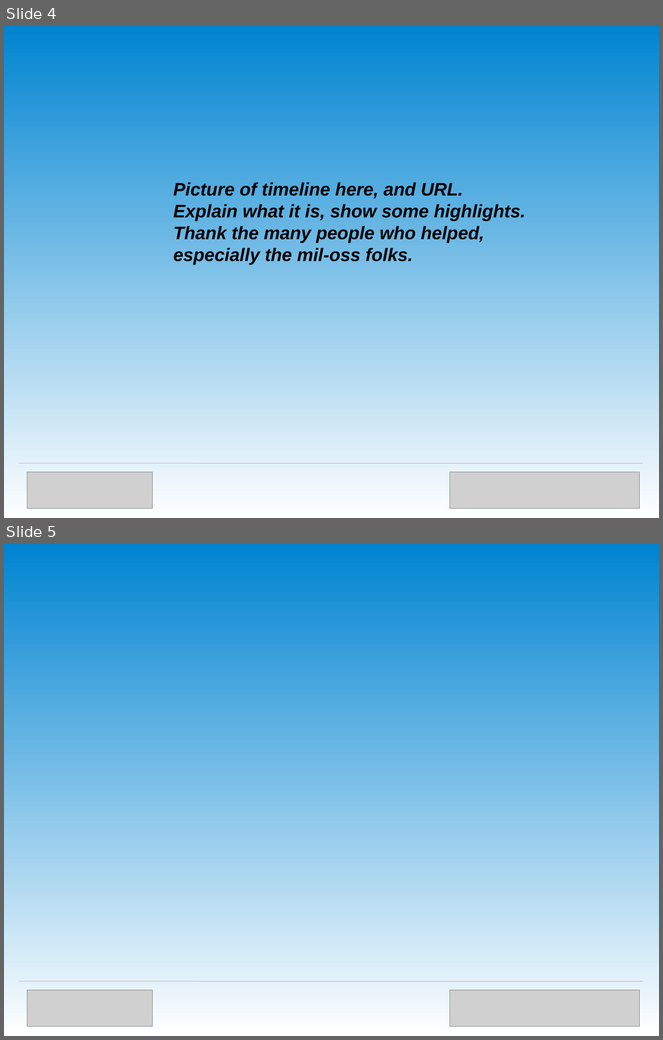
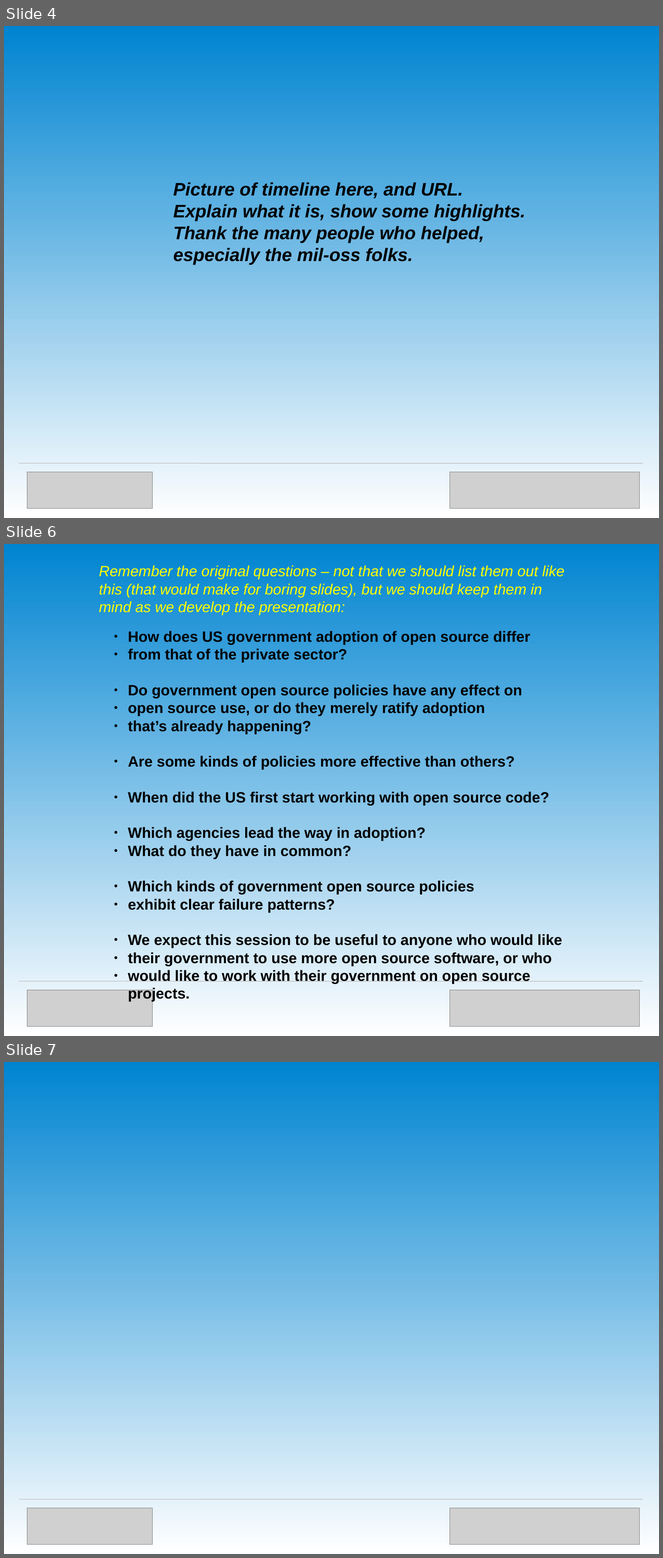
Before and after one commit to OpenTechStrategies/timelines, a slide deck: us-govt-open-source.odp. Shown one above the other, each under a label of ours: slides 4 and 5 before the commit, slides 4, 6 and 7 after it; the slides between them are not shown. The pictures are 663x1040 and 663x1558 pixels, drawn with LibreOffice and Linux fonts; fonts in the diff are those of the drawing; grey boxes stand for pictures. Boxes give left, top, right and bottom in pixels: in the first picture for what was removed or moved away, otherwise in the second. Text is boxed around its words. In the diff, an @@ line names an element or a change of style, - is before the commit and + after.

```diff
--- a/us-govt-open-source.odp
+++ b/us-govt-open-source.odp
@@ slide 6 added at bbox=[4, 544, 659, 1036], background gradient #0084D1 to #FFFFFF @@
@@ text added at bbox=[99, 565, 565, 615], 18 pt, text #FFFF00, italic @@
+Remember the original questions – not that we should list them out like
+this (that would make for boring slides), but we should keep them in
+mind as we develop the presentation:
@@ text added at bbox=[128, 631, 562, 966], 18 pt, text #000000, bold @@
+● How does US government adoption of open source differ
+● from that of the private sector?
+● Do government open source policies have any effect on
+● open source use, or do they merely ratify adoption
+● that’s already happening?
+● Are some kinds of policies more effective than others?
+● When did the US first start working with open source code?
+● Which agencies lead the way in adoption?
+● What do they have in common?
+● Which kinds of government open source policies
+● exhibit clear failure patterns?
+● We expect this session to be useful to anyone who would like
+● their government to use more open source software, or who
+● would like to work with their government on open source projects.
@@ line added from (19, 981) to (643, 981), #C0C0C0 0.71 pt @@
@@ picture added at bbox=[27, 990, 153, 1026] @@
@@ picture added at bbox=[450, 990, 639, 1026] @@
@@ what was slide 5 is now slide 7 @@
```
Also in this commit, not shown: 2 other slides added, 1 other file.
